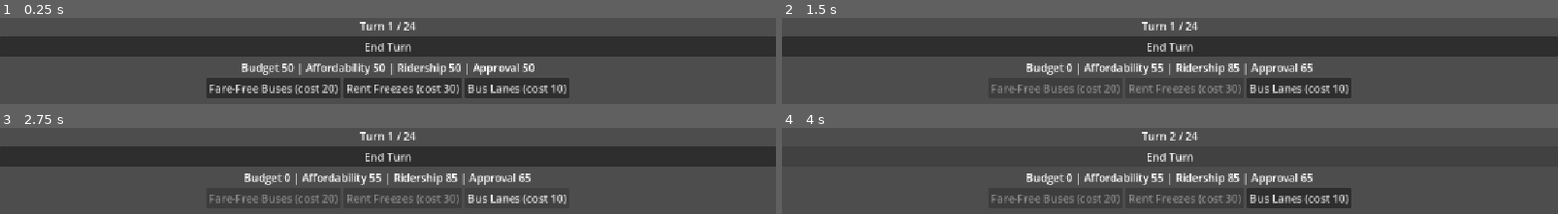
Above: before the commit, frames 1-4 (two rows, left to right).
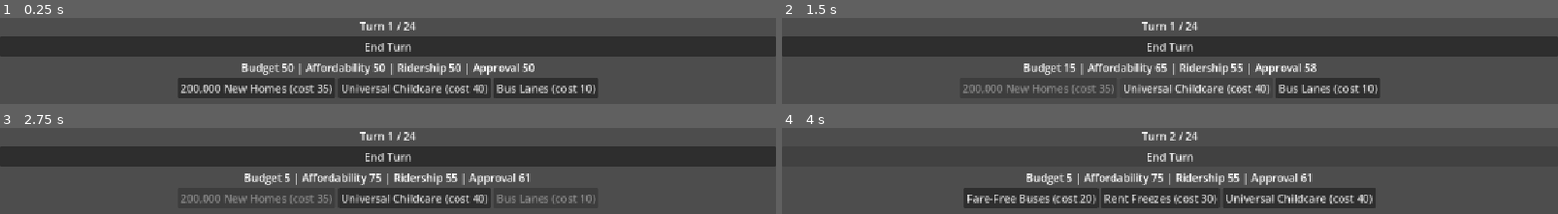
Above: after the commit, the same moments.

Repository: LowPolyPhosphorus/mamdani-simulator
Game: Godot game, scene res://main.tscn
Two runs of this game, one before a commit and one after it. Both use one fixed random seed, a clock stepped at 60 frames per second and the inputs below.
Inputs (mouse positions are in pixels of both pictures, inside the frame that each line leads up to):
- Up to frame 1 (0.25 s): no input
- Up to frame 2 (1.5 s): click (1053, 88) at 0.5 s, where only the run before the commit has a clickable "Fare-Free Buses (cost 20)"; click (1185, 88) at 1.25 s, where only the run before the commit has a clickable "Rent Freezes (cost 30)"
- Up to frame 3 (2.75 s): click "Bus Lanes (cost 10)" at 2 s
- Up to frame 4 (4 s): click "Bus Lanes (cost 10)" (after the commit: "Universal Childcare (cost 40)") at 2.75 s; click "End Turn" at 3.5 s

The runs differ from the first frame. In frame 1, 4.6% of the frame differs, in the area x 23-77%, y 69-94%; in frame 2, 6.1%, in the area x 23-77%, y 51-94%; in frame 3, 3.1%; in frame 4, 4.6%.

Commit message:
randomize hand from deck

Diff:
--- /dev/null
+++ b/cards/200000_new_homes.tres
@@ -0,0 +1,12 @@
+[gd_resource type="Resource" script_class="PolicyCard" format=3 uid="uid://dbge3r2k64fa2"]
+
+[ext_resource type="Script" uid="uid://cbvjohpu8a0nq" path="res://policy_card.gd" id="1_qlbbk"]
+
+[resource]
+script = ExtResource("1_qlbbk")
+card_name = "200,000 New Homes"
+cost = 35
+affordability_change = 15
+ridership_change = 5
+approval_change = 8
+metadata/_custom_type_script = "uid://cbvjohpu8a0nq"
--- /dev/null
+++ b/cards/30_minimum_wage_by_2030.tres
@@ -0,0 +1,11 @@
+[gd_resource type="Resource" script_class="PolicyCard" format=3 uid="uid://bqbhpi571oysf"]
+
+[ext_resource type="Script" uid="uid://cbvjohpu8a0nq" path="res://policy_card.gd" id="1_twd71"]
+
+[resource]
+script = ExtResource("1_twd71")
+card_name = "$30 Minimum Wage by 2030"
+affordability_change = 12
+ridership_change = 3
+approval_change = 2
+metadata/_custom_type_script = "uid://cbvjohpu8a0nq"
--- /dev/null
+++ b/cards/city-run_grocery_store.tres
@@ -0,0 +1,10 @@
+[gd_resource type="Resource" script_class="PolicyCard" format=3 uid="uid://78l73c15dmdp"]
+
+[ext_resource type="Script" uid="uid://cbvjohpu8a0nq" path="res://policy_card.gd" id="1_0s857"]
+
+[resource]
+script = ExtResource("1_0s857")
+card_name = "City-Run Grocery Store"
+affordability_change = 15
+approval_change = 8
+metadata/_custom_type_script = "uid://cbvjohpu8a0nq"
--- /dev/null
+++ b/cards/crisis_response_teams.tres
@@ -0,0 +1,10 @@
+[gd_resource type="Resource" script_class="PolicyCard" format=3 uid="uid://grj4v2beub7y"]
+
+[ext_resource type="Script" uid="uid://cbvjohpu8a0nq" path="res://policy_card.gd" id="1_stkl8"]
+
+[resource]
+script = ExtResource("1_stkl8")
+card_name = "Crisis Response Teams"
+cost = 15
+approval_change = 7
+metadata/_custom_type_script = "uid://cbvjohpu8a0nq"
--- /dev/null
+++ b/cards/faster_buses.tres
@@ -0,0 +1,11 @@
+[gd_resource type="Resource" script_class="PolicyCard" format=3 uid="uid://cgh18th2qib6l"]
+
+[ext_resource type="Script" uid="uid://cbvjohpu8a0nq" path="res://policy_card.gd" id="1_bhrmg"]
+
+[resource]
+script = ExtResource("1_bhrmg")
+card_name = "Faster Buses"
+cost = 12
+ridership_change = 10
+approval_change = 2
+metadata/_custom_type_script = "uid://cbvjohpu8a0nq"
--- /dev/null
+++ b/cards/tax_millionaires.tres
@@ -0,0 +1,11 @@
+[gd_resource type="Resource" script_class="PolicyCard" format=3 uid="uid://cxamoy1mghpq2"]
+
+[ext_resource type="Script" uid="uid://cbvjohpu8a0nq" path="res://policy_card.gd" id="1_xpmcp"]
+
+[resource]
+script = ExtResource("1_xpmcp")
+card_name = "Tax the Millionaires"
+cost = 5
+budget_change = 25
+approval_change = -6
+metadata/_custom_type_script = "uid://cbvjohpu8a0nq"
--- /dev/null
+++ b/cards/universal_childcare.tres
@@ -0,0 +1,11 @@
+[gd_resource type="Resource" script_class="PolicyCard" format=3 uid="uid://dd1tinoiybowf"]
+
+[ext_resource type="Script" uid="uid://cbvjohpu8a0nq" path="res://policy_card.gd" id="1_vtjx1"]
+
+[resource]
+script = ExtResource("1_vtjx1")
+card_name = "Universal Childcare"
+cost = 40
+affordability_change = 20
+approval_change = 12
+metadata/_custom_type_script = "uid://cbvjohpu8a0nq"
--- a/game_state.gd
+++ b/game_state.gd
@@ -31,6 +31,7 @@
 	if budget < card.cost:
 		return false
 	change_meter("budget", -card.cost)
+	change_meter("budget", card.budget_change)
 	change_meter("affordability", card.affordability_change)
 	change_meter("ridership", card.ridership_change)
 	change_meter("approval", card.approval_change)
--- a/main.gd
+++ b/main.gd
@@ -1,17 +1,24 @@
 extends Control
+
+const HAND_SIZE := 3
+
+@export var deck: Array[PolicyCard] = []
 
 @onready var turn_label: Label = %TurnLabel
 @onready var meters_label: Label = %MetersLabel
 @onready var end_turn_button: Button = %EndTurnButton
-@export var hand: Array[PolicyCard] = []
 @onready var hand_container: HBoxContainer = %HandContainer
+
 
 func _ready() -> void:
 	end_turn_button.pressed.connect(GameState.end_turn)
 	GameState.turn_changed.connect(_update_ui)
 	GameState.meters_changed.connect(_update_ui)
+	GameState.turn_changed.connect(_draw_hand)
+	print("Deck size: ", deck.size())
 	_update_ui()
-	_build_hand()
+	_draw_hand()
+
 
 func _update_ui() -> void:
 	if GameState.is_term_over():
@@ -23,13 +30,23 @@
 		GameState.budget, GameState.affordability, GameState.ridership, GameState.approval
 	]
 
-func _build_hand() -> void:
-	for card in hand:
-		var button := Button.new()
-		button.text = "%s (cost %d)" % [card.card_name, card.cost]
-		button.tooltip_text = card.description
-		button.pressed.connect(_on_card_pressed.bind(card, button))
-		hand_container.add_child(button)
+
+func _draw_hand() -> void:
+	for child in hand_container.get_children():
+		child.queue_free()
+	var pool := deck.duplicate()
+	pool.shuffle()
+	for card in pool.slice(0, HAND_SIZE):
+		_add_card_button(card)
+
+
+func _add_card_button(card: PolicyCard) -> void:
+	var button := Button.new()
+	button.text = "%s (cost %d)" % [card.card_name, card.cost]
+	button.tooltip_text = card.description
+	button.pressed.connect(_on_card_pressed.bind(card, button))
+	hand_container.add_child(button)
+
 
 func _on_card_pressed(card: PolicyCard, button: Button) -> void:
 	if GameState.play_card(card):
--- a/main.tscn
+++ b/main.tscn
@@ -3,8 +3,15 @@
 [ext_resource type="Script" uid="uid://c7rhxaye2lca" path="res://main.gd" id="1_ig7tw"]
 [ext_resource type="Script" uid="uid://cbvjohpu8a0nq" path="res://policy_card.gd" id="2_lquwl"]
 [ext_resource type="Resource" uid="uid://cjrklycf2mxgn" path="res://cards/fare_free_buses.tres" id="3_7mycd"]
+[ext_resource type="Resource" uid="uid://bqbhpi571oysf" path="res://cards/30_minimum_wage_by_2030.tres" id="3_dg77c"]
 [ext_resource type="Resource" uid="uid://b2ff7g0pnx5ci" path="res://cards/rent_freeze.tres" id="4_272bh"]
+[ext_resource type="Resource" uid="uid://dbge3r2k64fa2" path="res://cards/200000_new_homes.tres" id="4_ycdy4"]
 [ext_resource type="Resource" uid="uid://cth08hefli81t" path="res://cards/bus_lanes.tres" id="5_5vw27"]
+[ext_resource type="Resource" uid="uid://78l73c15dmdp" path="res://cards/city-run_grocery_store.tres" id="6_w48qg"]
+[ext_resource type="Resource" uid="uid://grj4v2beub7y" path="res://cards/crisis_response_teams.tres" id="7_vivmo"]
+[ext_resource type="Resource" uid="uid://cgh18th2qib6l" path="res://cards/faster_buses.tres" id="9_2cqfq"]
+[ext_resource type="Resource" uid="uid://cxamoy1mghpq2" path="res://cards/tax_millionaires.tres" id="10_yaehf"]
+[ext_resource type="Resource" uid="uid://dd1tinoiybowf" path="res://cards/universal_childcare.tres" id="12_074og"]
 
 [node name="Main" type="Control" unique_id=239545250]
 layout_mode = 3
@@ -14,7 +21,7 @@
 grow_horizontal = 2
 grow_vertical = 2
 script = ExtResource("1_ig7tw")
-hand = Array[ExtResource("2_lquwl")]([ExtResource("3_7mycd"), ExtResource("4_272bh"), ExtResource("5_5vw27")])
+deck = Array[ExtResource("2_lquwl")]([ExtResource("3_dg77c"), ExtResource("4_ycdy4"), ExtResource("5_5vw27"), ExtResource("6_w48qg"), ExtResource("7_vivmo"), ExtResource("3_7mycd"), ExtResource("9_2cqfq"), ExtResource("10_yaehf"), ExtResource("4_272bh"), ExtResource("12_074og")])
 
 [node name="VBoxContainer" type="VBoxContainer" parent="." unique_id=982329414]
 custom_minimum_size = Vector2(500, 0)
--- a/policy_card.gd
+++ b/policy_card.gd
@@ -4,6 +4,7 @@
 @export var card_name: String = ""
 @export_multiline var description: String = ""
 @export var cost: int = 10
+@export var budget_change: int = 0
 @export var affordability_change: int = 0
 @export var ridership_change: int = 0
 @export var approval_change: int = 0
